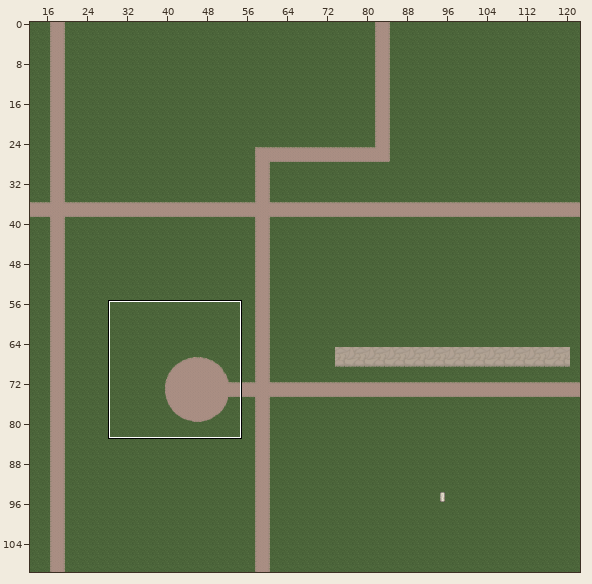
An edit to a level. Tiled map, res/maps/campus.tmx. Above: a wide view before the commit, with the close-up outlined.
Close-up. The starting point:
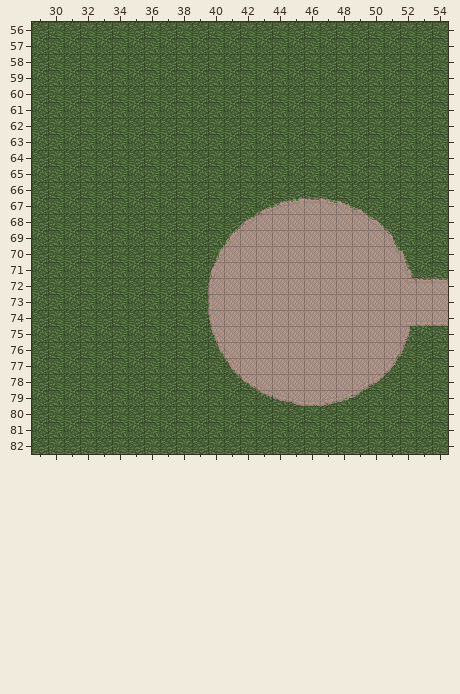
Cells are 16x16 px. Shown: x 29..54, y 56..82. The commit also changed other parts of the map, which this record leaves out.
New version:
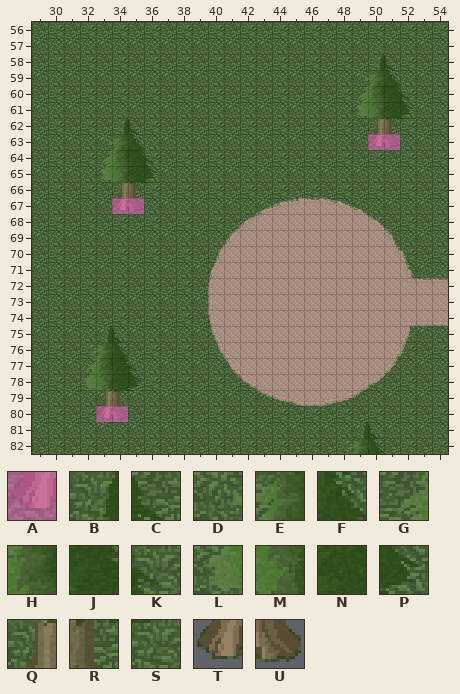
Key: from "campus": A 8, B 101, C 102, D 108, E 109, F 110, G 116, H 117, J 118, K 119, L 124, M 125, N 126, P 127, Q 133, R 134, S 135, T 141, U 142.
_ is an empty cell.
Tiles of an added or newly shown layer are drawn over the layers below it.
See-through tiles are keyed as they look on the map.
Edits made:
Changed rows in their new state; . is an unchanged cell.
Layer "props" (added):
first column x 50:
63 TU
first column x 34:
67 TU
first column x 33:
80 TU
Layer "props_above" (added):
first column x 33:
58 .................BC.
59 ................DEF.
60 ................GHJK
61 ................LMNP
62 .BC..............QRS
63 DEF.................
64 GHJK................
65 LMNP................
66 .QRS................
first column x 32:
75 .BC................
76 DEF................
77 GHJK...............
78 LMNP...............
79 .QRS...............
81 .................BC
82 ................DEF
Layer "collision" (added):
first column x 50:
63 AA
first column x 34:
67 AA
first column x 33:
80 AA
Where, in picture pixels (left, top, right, bottom), the same in both close-ups:
added: (356, 54, 413, 150)
added: (100, 118, 157, 214)
added: (84, 326, 141, 422)
added: (349, 422, 384, 454)
